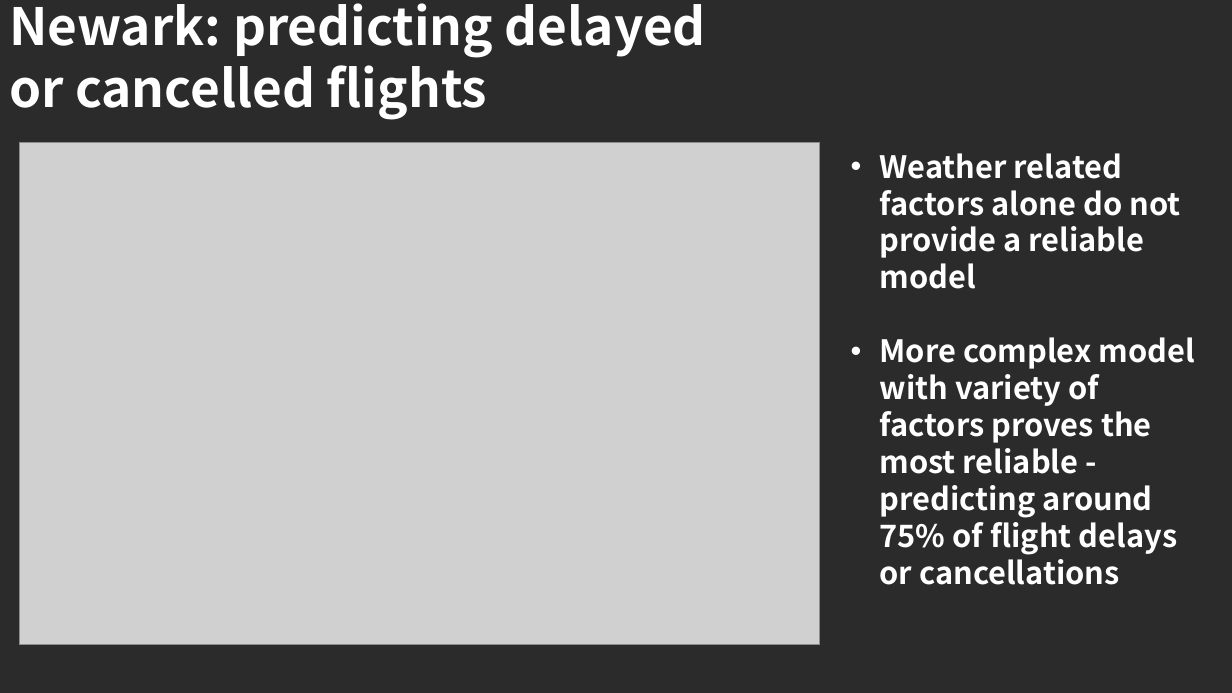
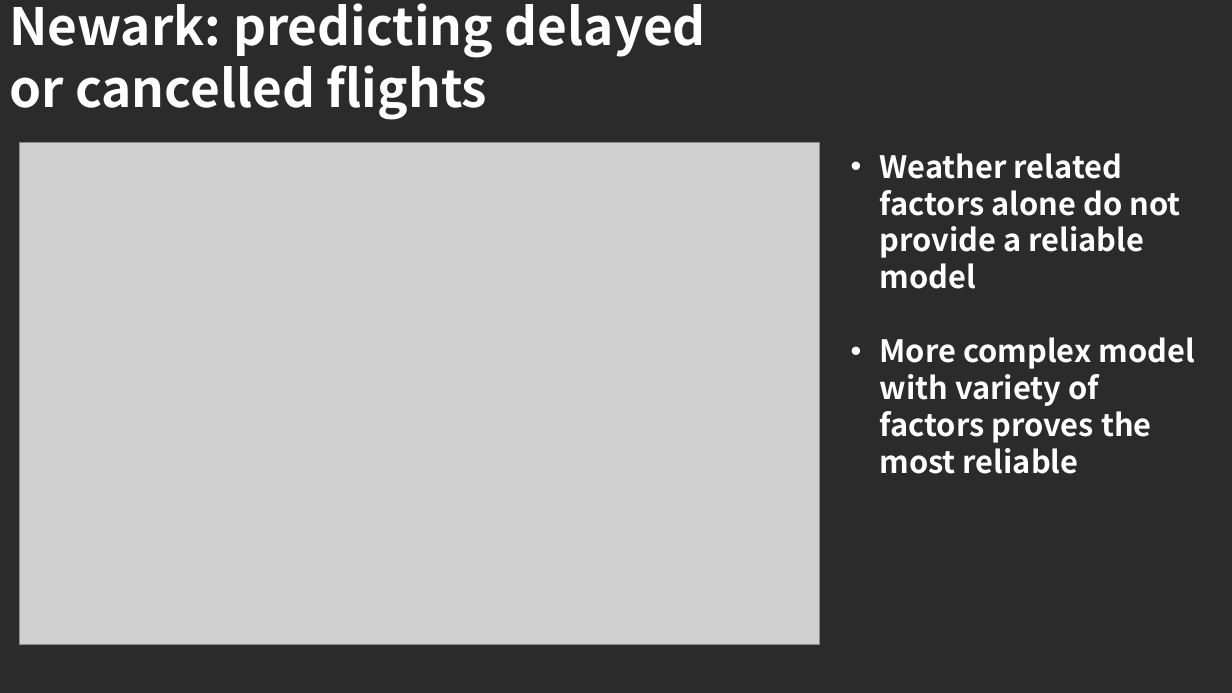
Before and after one commit to karenbgibson/final_project_flight_delays, a slide deck: slide 7 of investigating_flight_delays_newark.pptx (slide 9 before the commit). Drawn at 1232x693 pixels with LibreOffice and Linux fonts; fonts in the diff are those of the drawing; grey boxes stand for pictures; background and template pictures are left out; a plain dark background stands for a picture behind light text. Boxes give left, top, right and bottom in pixels: in the first picture for what was removed or moved away, otherwise in the second. Text is boxed around its words. In the diff, an @@ line names an element or a change of style, - is before the commit and + after.

```diff
--- a/investigating_flight_delays_newark.pptx
+++ b/investigating_flight_delays_newark.pptx
@@ text at (880,337,1195,474): text changed @@
-• More complex model with variety of factors proves the most reliable - predicting around 75% of flight delays or cancellations
+• More complex model with variety of factors proves the most reliable
```
Also in this commit, not shown: 5 other slides changed, 2 slides removed, 9 other files.
